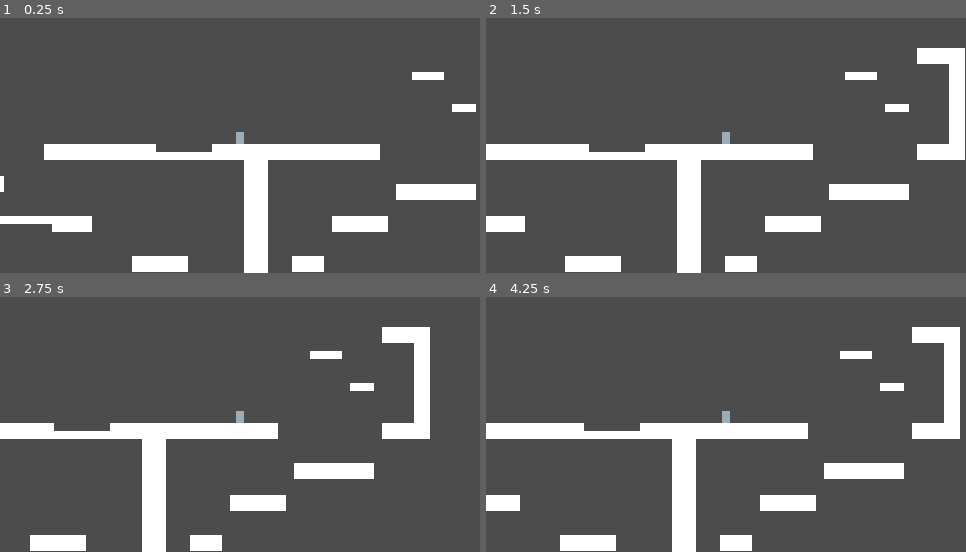
Above: before the commit, frames 1-4 (two rows, left to right).
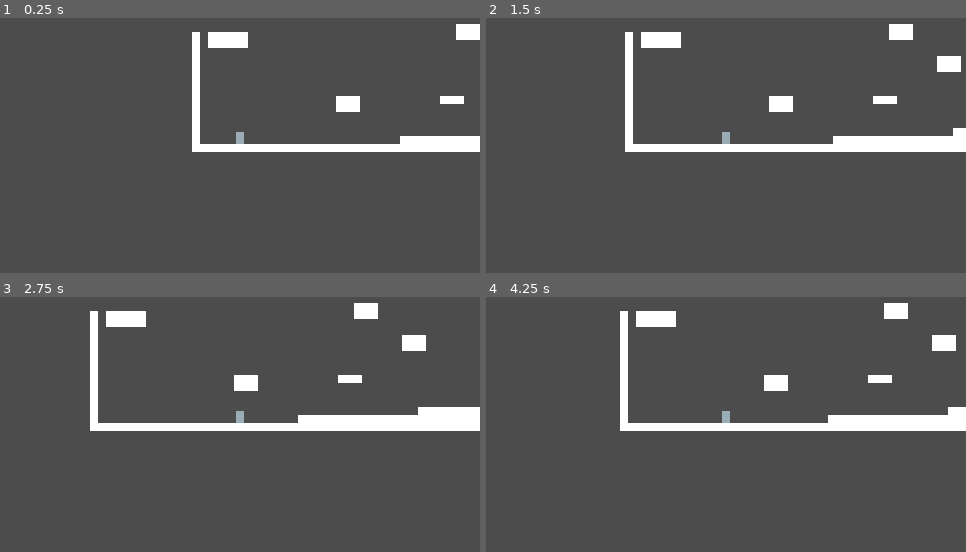
Above: after the commit, the same moments.

Repository: RudyMis/metroidvania
Game: Godot game, scene res://map/tilemap.tscn
The game is run twice, just before and just after one commit, with the same random seed, the same clock (stepped at 60 frames per second) and the same inputs.
Inputs (mouse positions are in pixels of both pictures, inside the frame that each line leads up to):
- Up to frame 1 (0.25 s): no input
- Up to frame 2 (1.5 s): tap Enter at 0.5 s; move the mouse to (831, 125) at 0.52 s; hold D (right) 0.53-1.25 s; hold S (duck) 0.53-1.25 s; click (831, 125) at 0.67 s; tap Space (jump) at 0.77 s; drag from (630, 150) to (702, 191) at 1.27 s
- Up to frame 3 (2.75 s): tap Space (jump) at 2 s; move the mouse to (288, 358) at 2.02 s; hold D (right) from 2.03 s (still down); hold S (duck) from 2.03 s (still down)
- Up to frame 4 (4.25 s): release D (right) at 2.75 s; release S (duck) at 2.75 s; drag from (702, 470) to (582, 376) at 2.77 s; tap Enter at 3.5 s; move the mouse to (870, 457) at 3.52 s; hold A (left) from 3.53 s (still down); hold S (duck) from 3.53 s (still down); tap Space (jump) at 3.77 s

The runs differ from the first frame. In frame 1, 13% of the frame differs, in the area x 0-100%, y 2-100%; in frame 2, 14%; in frame 3, 14%; in frame 4, 14%.

Commit message:
Move player

Diff:
--- a/map/tilemap.tscn
+++ b/map/tilemap.tscn
@@ -8,4 +8,4 @@
 script = ExtResource( 3 )
 
 [node name="Player" parent="." index="3" instance=ExtResource( 2 )]
-position = Vector2( 955.766, 14.4101 )
+position = Vector2( 47.8064, 238.576 )
